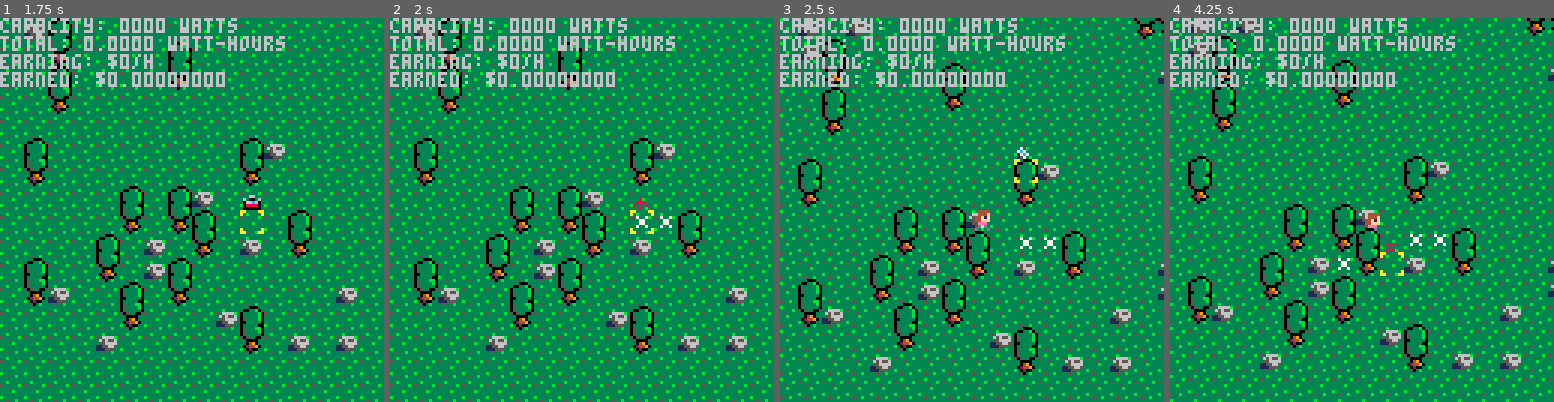
Above: before the commit, frames 1-4 (left to right).
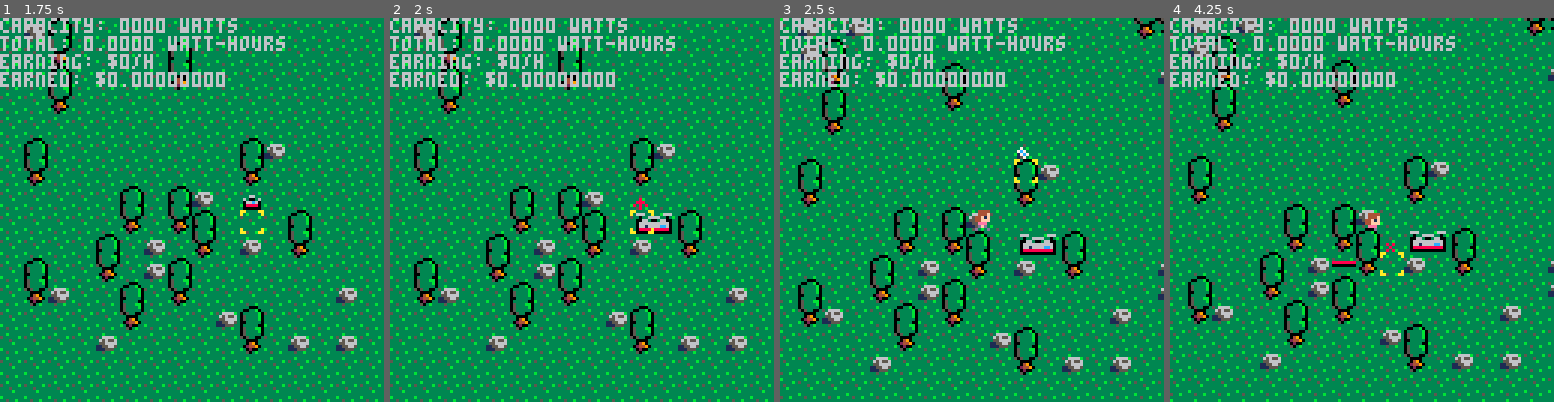
Above: after the commit, the same moments.

Repository: sargon2/pico8
Game: PICO-8 cartridge mine/solar_sally/solar_sally.p8
The game is run twice, just before and just after one commit, with the same random seed, the same clock (stepped at 60 frames per second) and the same inputs.
Inputs:
- Up to frame 1 (1.75 s): tap X (X key) at 0.33, 1.07 s; tap O (Z key) at 0.7, 1.7 s; hold Right from 1.6 s (still down)
- Up to frame 2 (2 s): keep holding Right; tap X (X key) at 1.85 s
- Up to frame 3 (2.5 s): release Right at 2.1 s; tap O (Z key) at 2.1 s; hold Up 2.15-2.42 s; hold Right from 2.47 s (still down)
- Up to frame 4 (4.25 s): tap O (Z key) every 0.4 s from 2.5 to 4.1 s; tap X (X key) at 2.97, 4.08 s; release Right at 3.03 s; hold Left 3.08-3.58 s; hold Down 3.63-3.97 s; hold Right from 4.02 s (still down)

Frame 1 is identical in both runs. In frame 2, 0.4% of the frame differs, in the area x 64-74%, y 50-57%; in frame 3, 0.5%; in frame 4, 0.6%, in the area x 42-72%, y 55-66%.

Commit message:
Use system draw as aggregate draw mechanism

Diff:
--- a/mine/solar_sally/entities/Panels.lua
+++ b/mine/solar_sally/entities/Panels.lua
@@ -38,7 +38,7 @@
 end
 
 function Panels.draw_panel(x, y)
-    Sprites.draw_spr("solar_panel",x,y)
+    Sprites.draw_spr(Sprite_ids["solar_panel"],x,y)
     if Panels.powered_panels:is_set(x, y) then
         Sprites.set_pixel(x,y,4,4,11)
     end
--- a/mine/solar_sally/entities/Transformers.lua
+++ b/mine/solar_sally/entities/Transformers.lua
@@ -90,8 +90,8 @@
 end
 
 function Transformers.draw_at(x, y)
-    Sprites.draw_spr("transformer_left", x, y)
-    Sprites.draw_spr("transformer_right", x+1, y)
+    Sprites.draw_spr(Sprite_ids["transformer_left"], x, y)
+    Sprites.draw_spr(Sprite_ids["transformer_right"], x+1, y)
     if Transformers.is_overloaded(x, y) then
         Sprites.set_pixel(x,y,5,5,8)
     elseif Transformers.is_powered(x, y) then
--- a/mine/solar_sally/entities/Wire.lua
+++ b/mine/solar_sally/entities/Wire.lua
@@ -27,27 +27,27 @@
 
     -- straight has a couple of special cases (0 or 1 connections)
     if not up and not down then
-        Sprites.draw_spr("wire_left", x, y)
-        Sprites.draw_spr("wire_right", x, y)
+        Sprites.draw_spr(Sprite_ids["wire_left"], x, y)
+        Sprites.draw_spr(Sprite_ids["wire_right"], x, y)
         return
     end
     if not left and not right then
-        Sprites.draw_spr("wire_up", x, y)
-        Sprites.draw_spr("wire_down", x, y)
+        Sprites.draw_spr(Sprite_ids["wire_up"], x, y)
+        Sprites.draw_spr(Sprite_ids["wire_down"], x, y)
         return
     end
 
     -- the other cases are all straightforward.  The order here matters for wire overlap.
     if up then
-        Sprites.draw_spr("wire_up", x, y)
+        Sprites.draw_spr(Sprite_ids["wire_up"], x, y)
     end
     if left then
-        Sprites.draw_spr("wire_left", x, y)
+        Sprites.draw_spr(Sprite_ids["wire_left"], x, y)
     end
     if right then
-        Sprites.draw_spr("wire_right", x, y)
+        Sprites.draw_spr(Sprite_ids["wire_right"], x, y)
     end
     if down then
-        Sprites.draw_spr("wire_down", x, y)
+        Sprites.draw_spr(Sprite_ids["wire_down"], x, y)
     end
 end
--- a/mine/solar_sally/solar_sally.lua
+++ b/mine/solar_sally/solar_sally.lua
@@ -12,7 +12,7 @@
 solar_sally = {
     -- The order here is important (think dep injection dependency graph)
     -- Includes entities as well as systems; anything that needs to be init'd
-    systems = {Renderer, Rocks, Trees, Panels, Wire, GridWire, Transformers, Placement, Character, Map, FrameTimer, PanelCalculator}
+    systems = {Rocks, Trees, Panels, Wire, GridWire, Transformers, Map, World, Placement, Character, FrameTimer, PanelCalculator}
 }
 
 function _init()
--- a/mine/solar_sally/solar_sally.p8
+++ b/mine/solar_sally/solar_sally.p8
@@ -14,7 +14,7 @@
 #include systems/PerfTimer.lua
 #include systems/FrameTimer.lua
 #include systems/Placement.lua
-#include systems/Renderer.lua
+#include systems/World.lua
 #include systems/Map.lua
 #include systems/PanelCalculator.lua
 #include systems/Circuits.lua
--- a/mine/solar_sally/systems/Map.lua
+++ b/mine/solar_sally/systems/Map.lua
@@ -10,7 +10,7 @@
     return "Map"
 end
 
-function Map.drawMap()
+function Map.draw()
     -- The pico8 map only contains grass, and only in the top left 17x17 square.
     -- We only need to draw the map around the player's current position, nowhere else.
     map(0,0,(flr(Character.x) - Character.x)*8,(flr(Character.y) - Character.y)*8, 17, 17)
--- a/mine/solar_sally/systems/Placement.lua
+++ b/mine/solar_sally/systems/Placement.lua
@@ -44,7 +44,7 @@
     Placement.obstructed_fns[ent_id] = fn
 end
 
-function Placement.draw_selection()
+function Placement.draw()
     Sprites.draw_spr(Sprite_ids["selection_box"],Placement.sel_x,Placement.sel_y)
     Sprites.draw_spr(Sprite_ids[Placement.sel_sprite],Placement.sel_x,Placement.sel_y-1)
 end
--- a/mine/solar_sally/systems/Renderer.lua
+++ /dev/null
@@ -1,25 +0,0 @@
-Renderer = {}
-
-function Renderer.draw()
-    local xmin = flr(Character.x - 10)
-    local xmax = flr(Character.x + 8)
-    local ymin = flr(Character.y - 9)
-    local ymax = flr(Character.y + 9)
-
-    -- TODO should we make this some kind of generic mechanism so we don't hardcode Map and Placement? Like an ordered list of aggregate drawing functions.
-    -- In fact, they could be called by the main system draw() loop.
-
-    Map.drawMap()
-
-    for y = ymin, ymax do
-        for x = xmin, xmax do
-            Sprites.draw(x,y,2)
-            TileDrawFns.draw(x,y,2)
-        end
-        if y == flr(Character.y+.4) then
-            Character.drawChar()
-        end
-    end
-
-    Placement.draw_selection()
-end
--- /dev/null
+++ b/mine/solar_sally/systems/World.lua
@@ -0,0 +1,18 @@
+World = {}
+
+function World.draw()
+    local xmin = flr(Character.x - 10)
+    local xmax = flr(Character.x + 8)
+    local ymin = flr(Character.y - 9)
+    local ymax = flr(Character.y + 9)
+
+    for y = ymin, ymax do
+        for x = xmin, xmax do
+            Sprites.draw(x,y)
+            TileDrawFns.draw(x,y)
+        end
+        if y == flr(Character.y+.4) then
+            Character.drawChar()
+        end
+    end
+end
